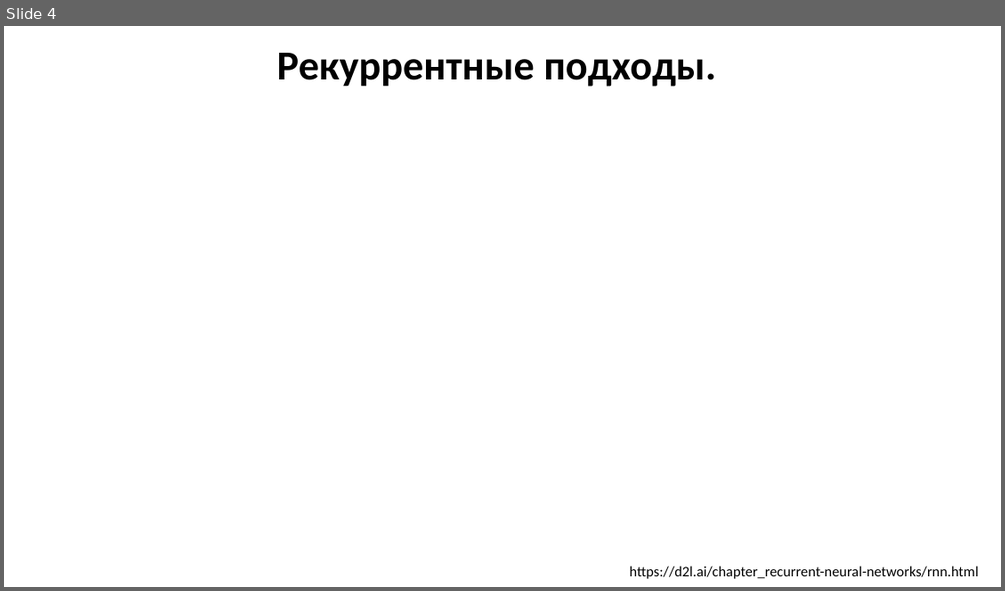
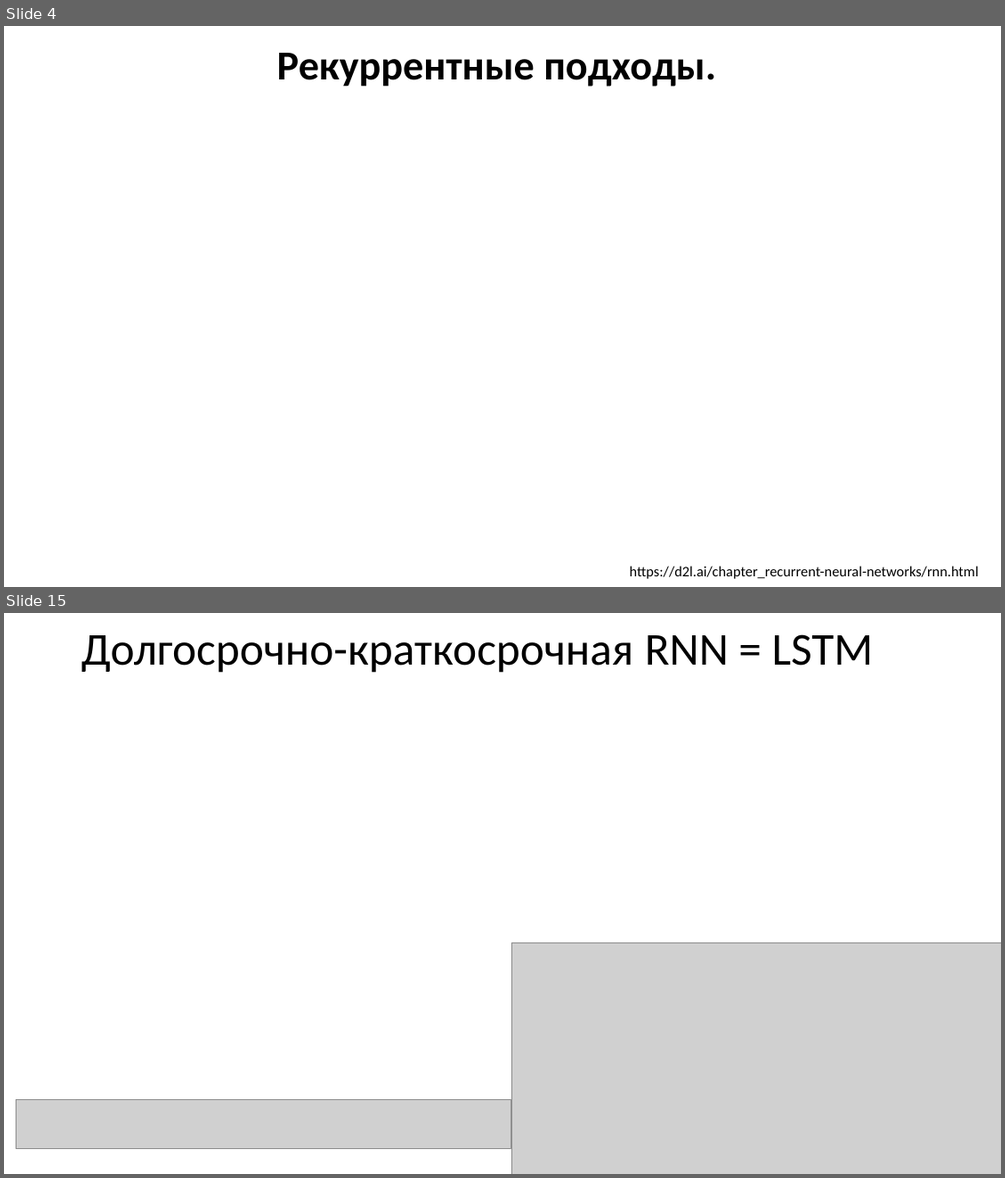
Before and after one commit to MVRonkin/TimeSeriesCourse, a slide deck: 2025/LEC/07-2 RNN.pptx. Shown one above the other, each under a label of ours: slide 4 before the commit, slides 4 and 15 after it; the slides between them are not shown. The pictures are 1005x591 and 1005x1178 pixels, drawn with LibreOffice and Linux fonts; fonts in the diff are those of the drawing; grey boxes stand for pictures. Boxes give left, top, right and bottom in pixels: in the first picture for what was removed or moved away, otherwise in the second. Text is boxed around its words. In the diff, an @@ line names an element or a change of style, - is before the commit and + after.

```diff
--- a/2025/LEC/07-2 RNN.pptx
+++ b/2025/LEC/07-2 RNN.pptx
@@ slide 15 added at [4, 613, 1001, 1174], background #FFFFFF @@
@@ title added at [81, 634, 874, 673], 44 pt, text #000000 @@
+Долгосрочно-краткосрочная RNN = LSTM
@@ picture added at [511, 942, 1001, 1174] @@
@@ picture added at [16, 1099, 512, 1148] @@
```
Also in this commit, not shown: 1 slide changed, 12 other slides added, 85 slides removed.
